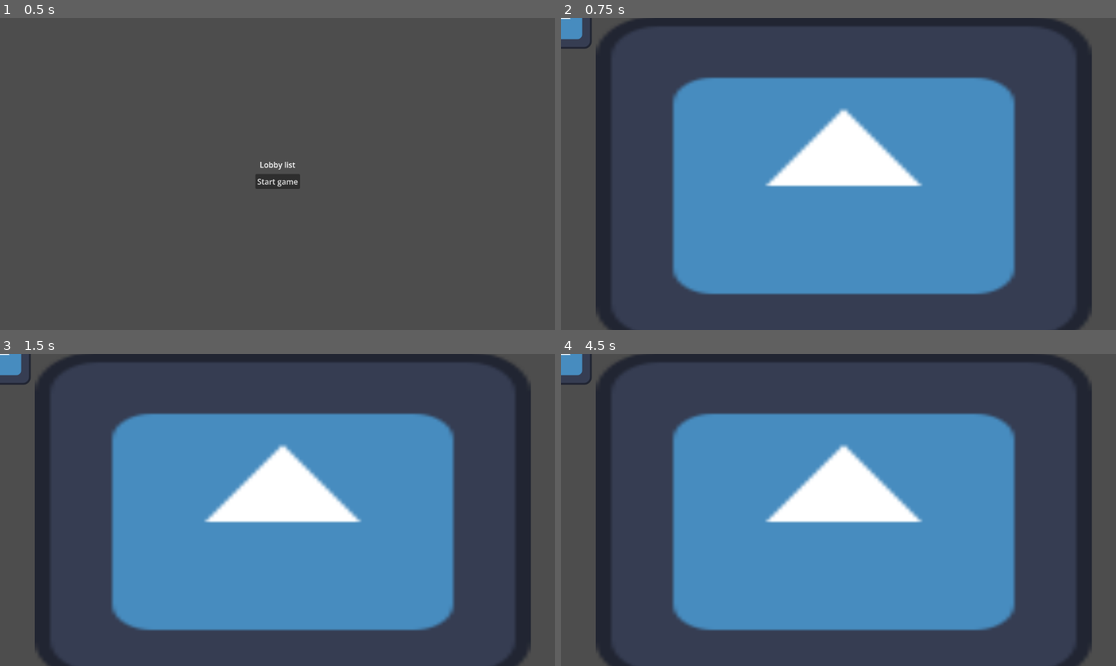
Above: before the commit, frames 1-4 (two rows, left to right).
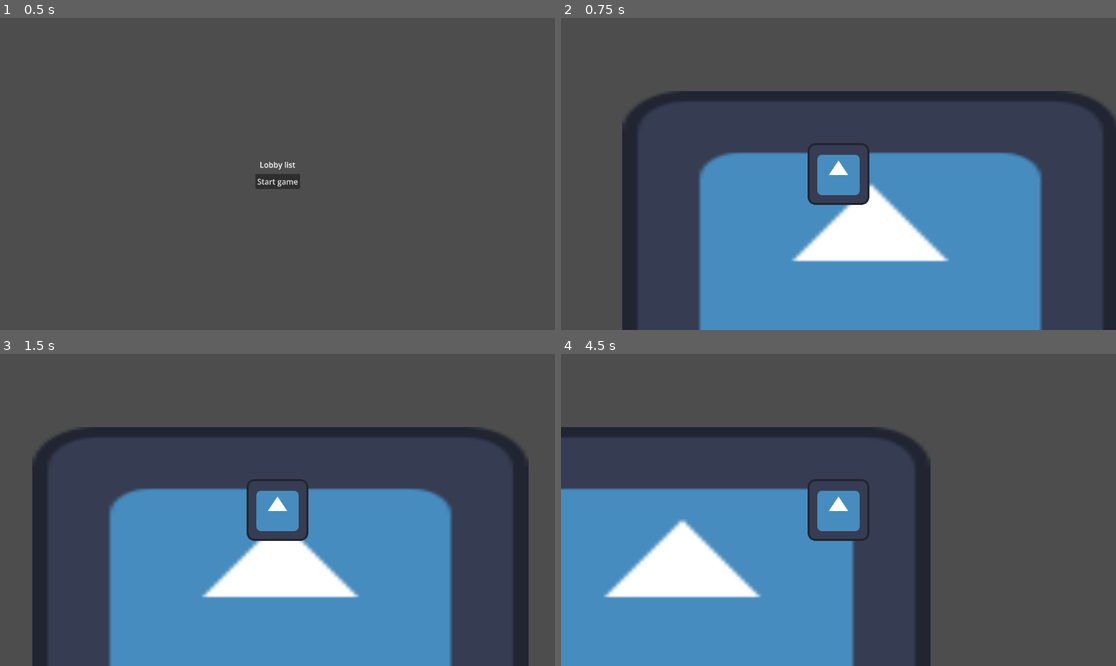
Above: after the commit, the same moments.

Repository: 0xspiderr/itec-2026
Game: Godot game, scene res://_game/game.tscn
Two runs of this game, one before a commit and one after it. Both use one fixed random seed, a clock stepped at 60 frames per second and the inputs below. The engine's default icon, where the game draws it, is replaced by a stand-in: a white triangle on a blue panel in a dark square.
Inputs:
- Up to frame 1 (0.5 s): no input
- Up to frame 2 (0.75 s): click "Start game" at 0.5 s
- Up to frame 3 (1.5 s): tap Enter at 1.25 s; hold D (right, bound only after the commit) from 1.28 s (still down)
- Up to frame 4 (4.5 s): release D (right, bound only after the commit) at 2.03 s; hold Down (down, bound only after the commit) 2.03-2.78 s; hold D (right, bound only after the commit) 2.78-3.53 s; hold W (up, bound only after the commit) 3.53-4.28 s; hold A (left, bound only after the commit) from 4.28 s (still down)

Frame 1 is identical in both runs. In frame 2, 46% of the frame differs, in the area x 0-100%, y 0-100%; in frame 3, 36%; in frame 4, 56%, in the area x 0-96%, y 0-100%.

Commit message:
added: player, still figuring out some bugs

Diff:
--- a/_level/level_1.tscn
+++ b/_level/level_1.tscn
@@ -6,11 +6,19 @@
 [node name="Level1" type="Node2D" unique_id=1302037982]
 script = ExtResource("1_xtfeo")
 
-[node name="MultiplayerSpawner" type="MultiplayerSpawner" parent="." unique_id=503721255]
+[node name="PlayerSpawner" type="MultiplayerSpawner" parent="." unique_id=503721255]
 _spawnable_scenes = PackedStringArray("uid://do03p4467dnyq")
 spawn_path = NodePath("../Players")
 
 [node name="Players" type="Node" parent="." unique_id=1849083307]
+
+[node name="SpawnPoints" type="Node" parent="." unique_id=2136069432]
+
+[node name="Marker2D" type="Marker2D" parent="SpawnPoints" unique_id=1585456312]
+position = Vector2(521, 168)
+
+[node name="Marker2D2" type="Marker2D" parent="SpawnPoints" unique_id=347573964]
+position = Vector2(123, 157)
 
 [node name="Environment" type="Node2D" parent="." unique_id=1130732815]
 
--- a/_level/level_manager.gd
+++ b/_level/level_manager.gd
@@ -3,15 +3,20 @@
 
 const RAT = preload("uid://do03p4467dnyq")
 @onready var players: Node = $Players
+@onready var spawn_points: Node = $SpawnPoints
 
 
 func _ready() -> void:
-	_spawn_rat()
+	_spawn_rats()
 
 
-func _spawn_rat() -> void:
+func _spawn_rats() -> void:
 	if not multiplayer.is_server():
 		return
 
-	var new_rat = RAT.instantiate() as RatController
-	players.add_child(new_rat)
+	var spawns = spawn_points.get_children()
+	for i in multiplayer.get_peers().size() + 1:
+		var new_rat = RAT.instantiate() as RatController
+		var spawn_point = spawns.pop_front()
+		new_rat.position = spawn_point.position
+		players.add_child(new_rat, true)
--- /dev/null
+++ b/_rat/_components/input_component.gd
@@ -0,0 +1,11 @@
+class_name InputComponent extends Node
+
+
+@export var direction: Vector2 = Vector2.ZERO
+
+
+func _input(_event: InputEvent) -> void:
+	if not is_multiplayer_authority():
+		return
+
+	direction = Input.get_vector("left", "right", "up", "down")
--- /dev/null
+++ b/_rat/_components/input_component.tscn
@@ -0,0 +1,9 @@
+[gd_scene format=3 uid="uid://bquiyipfeqd1c"]
+
+[ext_resource type="Script" uid="uid://fjb3x0locqw8" path="res://_rat/_components/input_component.gd" id="1_2ce3q"]
+
+[sub_resource type="SceneReplicationConfig" id="SceneReplicationConfig_2ce3q"]
+
+[node name="InputComponent" type="MultiplayerSynchronizer" unique_id=699884673]
+replication_config = SubResource("SceneReplicationConfig_2ce3q")
+script = ExtResource("1_2ce3q")
--- a/_rat/rat.gd
+++ b/_rat/rat.gd
@@ -4,6 +4,19 @@
 const SPEED = 300.0
 const JUMP_VELOCITY = -400.0
 
+@onready var camera_2d: Camera2D = $Camera2D
+@onready var input_component: InputComponent = $InputComponent
 
-func _physics_process(delta: float) -> void:
-	pass
+
+func _ready() -> void:
+	# set input authority to the local player
+	%InputComponent.set_multiplayer_authority(multiplayer.get_unique_id())
+	camera_2d.make_current()
+
+
+func _physics_process(_delta: float) -> void:
+	if not multiplayer.is_server():
+		return
+	velocity = input_component.direction * SPEED
+
+	move_and_slide()
--- a/_rat/rat.tscn
+++ b/_rat/rat.tscn
@@ -2,6 +2,12 @@
 
 [ext_resource type="Script" uid="uid://xgkeerdb0kaa" path="res://_rat/rat.gd" id="1_1meta"]
 [ext_resource type="Texture2D" uid="uid://bydh5cqb6r4py" path="res://icon.svg" id="1_griss"]
+[ext_resource type="PackedScene" uid="uid://bquiyipfeqd1c" path="res://_rat/_components/input_component.tscn" id="2_n77cq"]
+
+[sub_resource type="SceneReplicationConfig" id="SceneReplicationConfig_1meta"]
+properties/0/path = NodePath(".:position")
+properties/0/spawn = true
+properties/0/replication_mode = 1
 
 [sub_resource type="RectangleShape2D" id="RectangleShape2D_1meta"]
 size = Vector2(118, 120)
@@ -9,6 +15,14 @@
 [node name="Rat" type="CharacterBody2D" unique_id=814430971]
 script = ExtResource("1_1meta")
 
+[node name="Camera2D" type="Camera2D" parent="." unique_id=1256338610]
+
+[node name="InputComponent" parent="." unique_id=699884673 instance=ExtResource("2_n77cq")]
+unique_name_in_owner = true
+
+[node name="ServerSync" type="MultiplayerSynchronizer" parent="." unique_id=1390654973]
+replication_config = SubResource("SceneReplicationConfig_1meta")
+
 [node name="Sprite2D" type="Sprite2D" parent="." unique_id=1322469895]
 texture = ExtResource("1_griss")
 
--- a/project.godot
+++ b/project.godot
@@ -19,6 +19,43 @@
 
 NetworkManager="*uid://bltqgawe886nq"
 
+[file_customization]
+
+folder_colors={
+"res://_game/": "purple",
+"res://_level/": "green",
+"res://_lobby/": "teal",
+"res://_network/": "blue",
+"res://_rat/": "red"
+}
+
+[input]
+
+left={
+"deadzone": 0.2,
+"events": [Object(InputEventKey,"resource_local_to_scene":false,"resource_name":"","device":-1,"window_id":0,"alt_pressed":false,"shift_pressed":false,"ctrl_pressed":false,"meta_pressed":false,"pressed":false,"keycode":0,"physical_keycode":65,"key_label":0,"unicode":97,"location":0,"echo":false,"script":null)
+, Object(InputEventKey,"resource_local_to_scene":false,"resource_name":"","device":-1,"window_id":0,"alt_pressed":false,"shift_pressed":false,"ctrl_pressed":false,"meta_pressed":false,"pressed":false,"keycode":0,"physical_keycode":4194319,"key_label":0,"unicode":0,"location":0,"echo":false,"script":null)
+]
+}
+right={
+"deadzone": 0.2,
+"events": [Object(InputEventKey,"resource_local_to_scene":false,"resource_name":"","device":-1,"window_id":0,"alt_pressed":false,"shift_pressed":false,"ctrl_pressed":false,"meta_pressed":false,"pressed":false,"keycode":0,"physical_keycode":68,"key_label":0,"unicode":100,"location":0,"echo":false,"script":null)
+, Object(InputEventKey,"resource_local_to_scene":false,"resource_name":"","device":-1,"window_id":0,"alt_pressed":false,"shift_pressed":false,"ctrl_pressed":false,"meta_pressed":false,"pressed":false,"keycode":0,"physical_keycode":4194321,"key_label":0,"unicode":0,"location":0,"echo":false,"script":null)
+]
+}
+up={
+"deadzone": 0.2,
+"events": [Object(InputEventKey,"resource_local_to_scene":false,"resource_name":"","device":-1,"window_id":0,"alt_pressed":false,"shift_pressed":false,"ctrl_pressed":false,"meta_pressed":false,"pressed":false,"keycode":0,"physical_keycode":87,"key_label":0,"unicode":119,"location":0,"echo":false,"script":null)
+, Object(InputEventKey,"resource_local_to_scene":false,"resource_name":"","device":-1,"window_id":0,"alt_pressed":false,"shift_pressed":false,"ctrl_pressed":false,"meta_pressed":false,"pressed":false,"keycode":0,"physical_keycode":4194320,"key_label":0,"unicode":0,"location":0,"echo":false,"script":null)
+]
+}
+down={
+"deadzone": 0.2,
+"events": [Object(InputEventKey,"resource_local_to_scene":false,"resource_name":"","device":-1,"window_id":0,"alt_pressed":false,"shift_pressed":false,"ctrl_pressed":false,"meta_pressed":false,"pressed":false,"keycode":0,"physical_keycode":4194322,"key_label":0,"unicode":0,"location":0,"echo":false,"script":null)
+, Object(InputEventKey,"resource_local_to_scene":false,"resource_name":"","device":-1,"window_id":0,"alt_pressed":false,"shift_pressed":false,"ctrl_pressed":false,"meta_pressed":false,"pressed":false,"keycode":0,"physical_keycode":83,"key_label":0,"unicode":115,"location":0,"echo":false,"script":null)
+]
+}
+
 [physics]
 
 3d/physics_engine="Jolt Physics"
Not shown, added: _rat/_components/input_component.gd.uid
